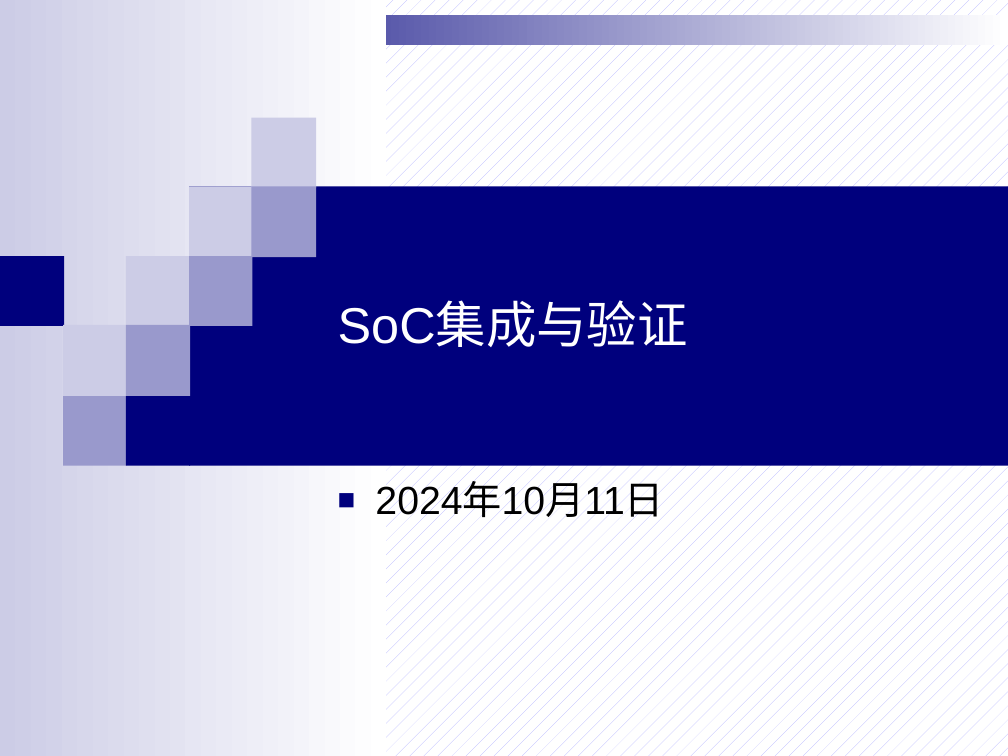
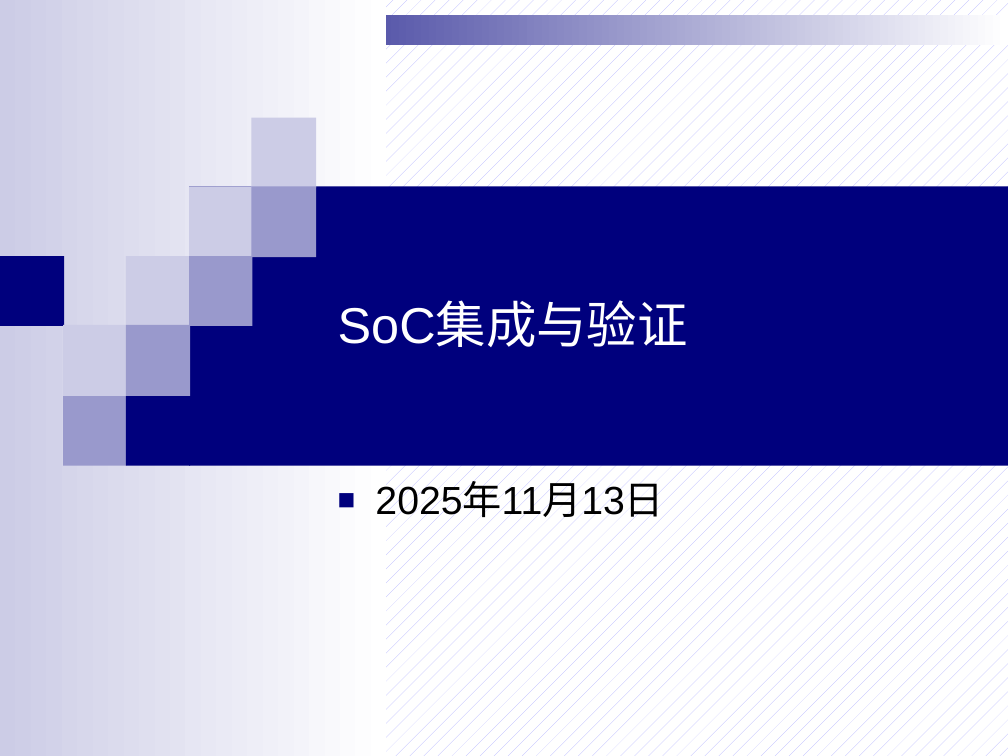
Before and after one commit to beforewind/asic_labs, a slide deck: slide 1 of tutorials/lab5_SoC集成与验证.pptx. Drawn at 1008x756 pixels with LibreOffice and Linux fonts; fonts in the diff are those of the drawing. Boxes give left, top, right and bottom in pixels: in the first picture for what was removed or moved away, otherwise in the second. Text is boxed around its words. In the diff, an @@ line names an element or a change of style, - is before the commit and + after.

```diff
--- a/tutorials/lab5_SoC集成与验证.pptx
+++ b/tutorials/lab5_SoC集成与验证.pptx
@@ subtitle at [375,483,664,517]: text changed @@
-■ 2024年10月11日
+■ 2025年11月13日
```
Also in this commit, not shown: 11 other files.
